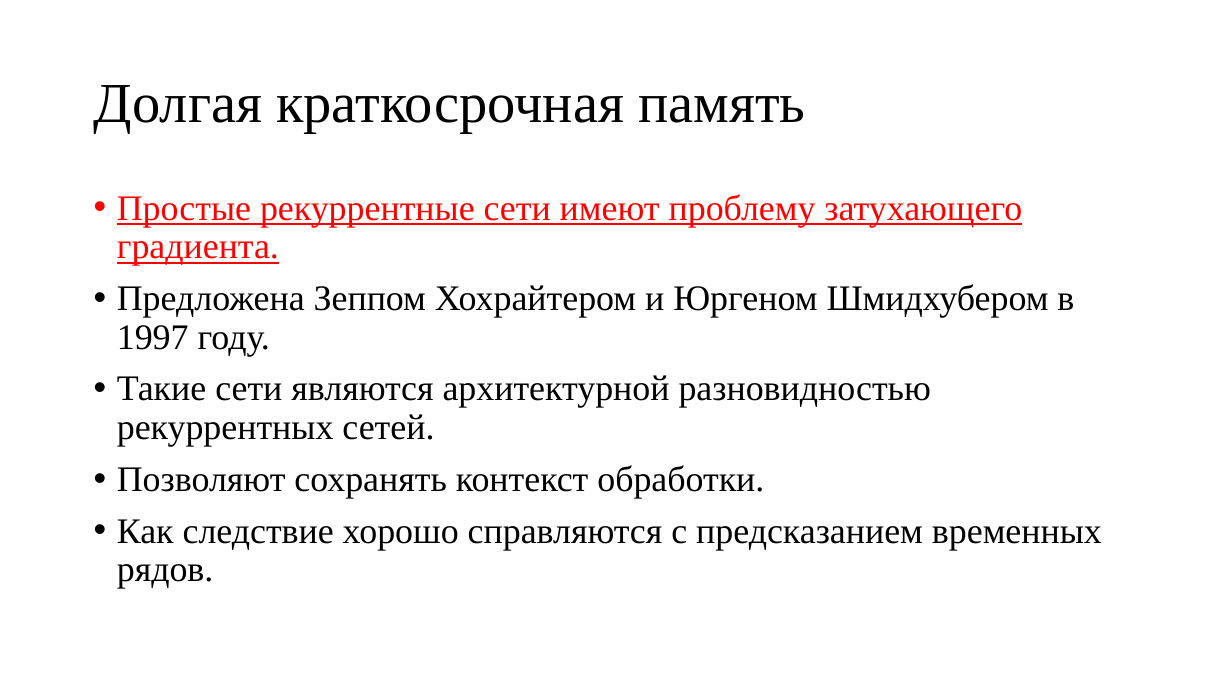
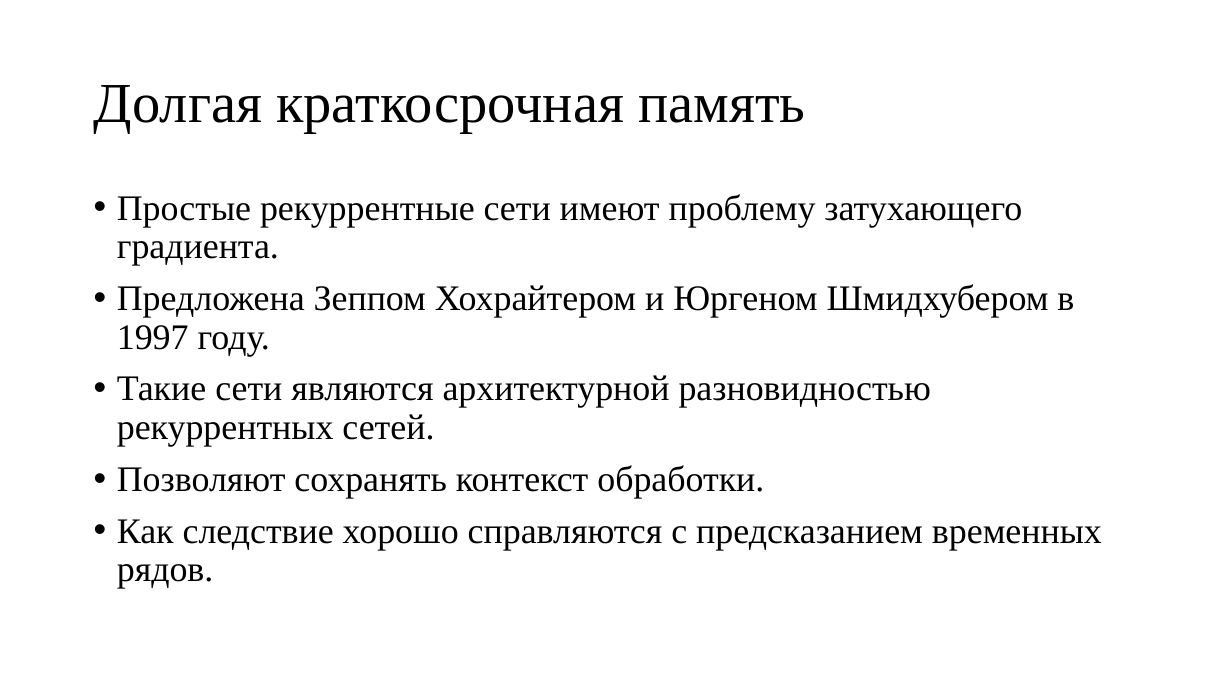
Before and after one commit to sven4500/masters-diploma, a slide deck: slide 5 of Презентация/Пезентация.ppt. Drawn at 1232x693 pixels with LibreOffice and Linux fonts; fonts in the diff are those of the drawing. Boxes give left, top, right and bottom in pixels: in the first picture for what was removed or moved away, otherwise in the second. Text is boxed around its words. In the diff, an @@ line names an element or a change of style, - is before the commit and + after.

```diff
--- a/Презентация/Пезентация.ppt
+++ b/Презентация/Пезентация.ppt
@@ text at [117,194,1022,266]: text colour #FF0000 to #000000, underline off in "Простые рекуррентные сети имеют проблему затухающего градиен ..."; bullet colour #FF0000 to #000000 @@
```
Also in this commit, not shown: 1 other slide changed, 6 slides added, 5 slides removed, 3 other files.
